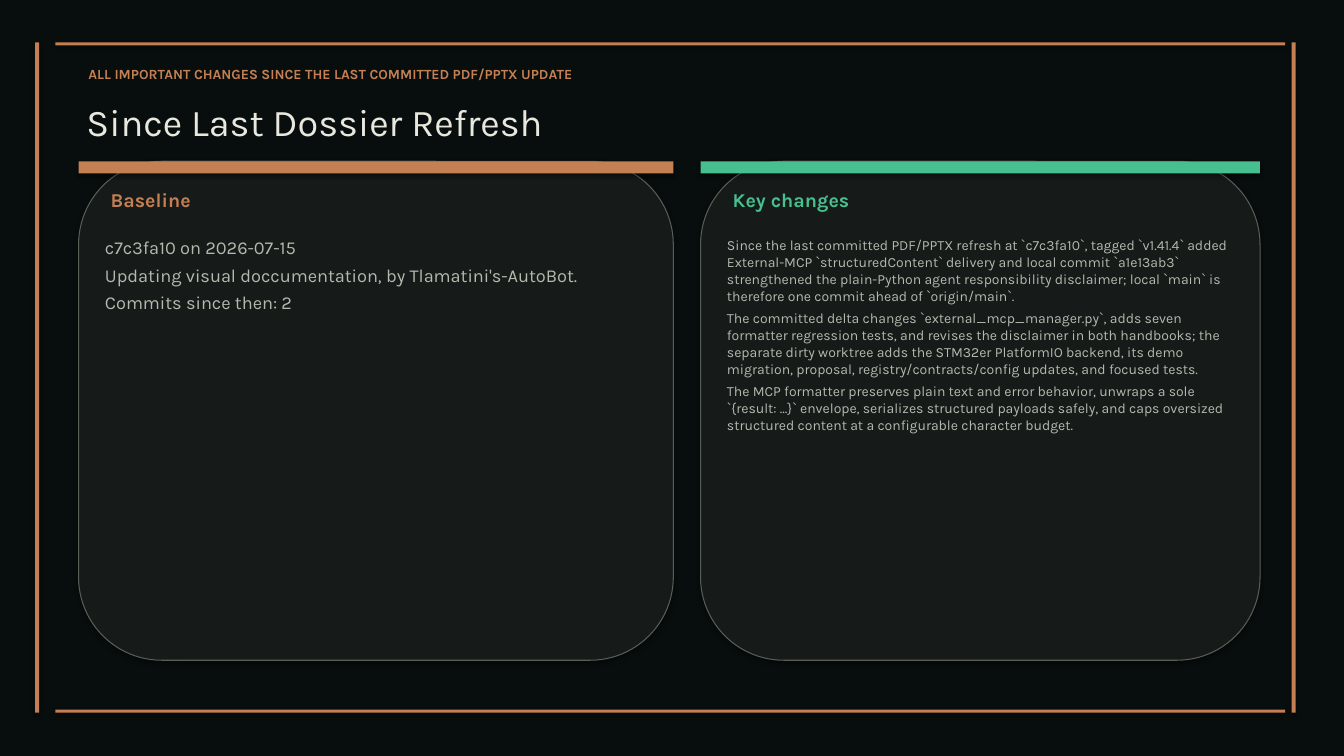
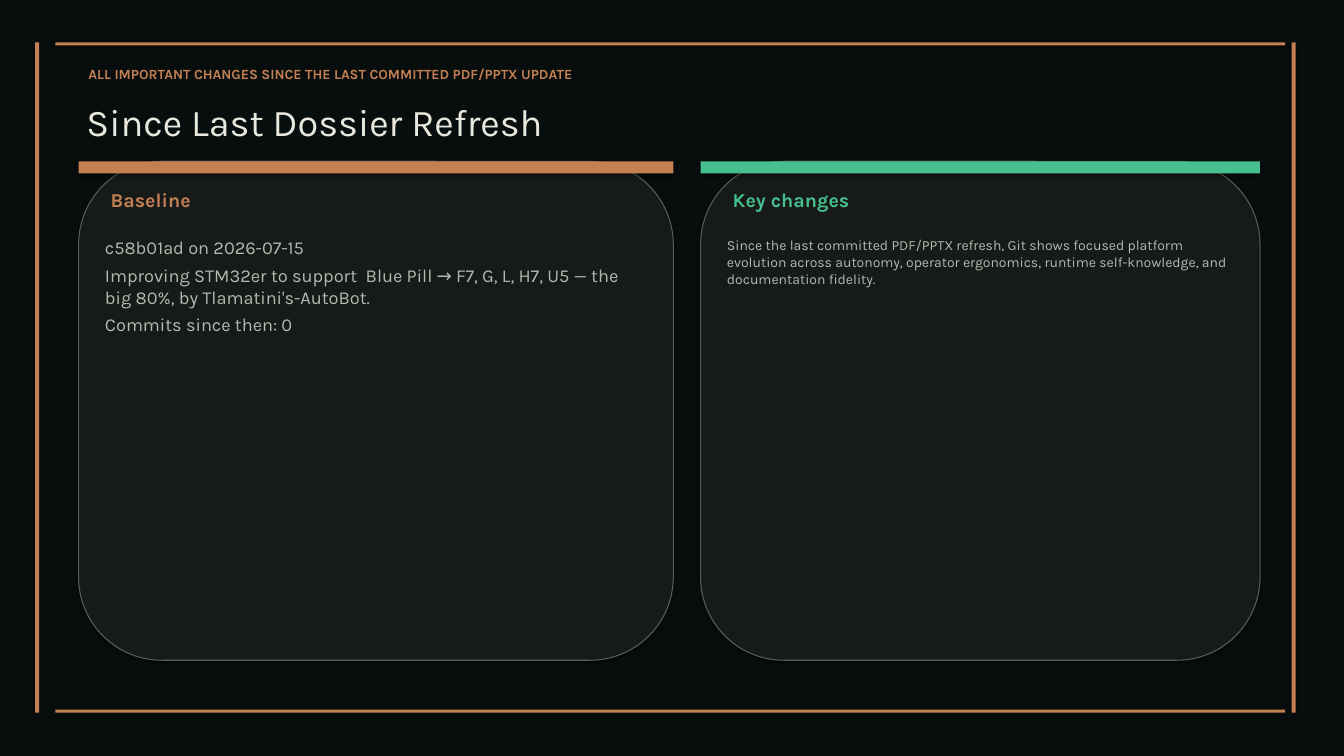
Before and after one commit to XAIHT/Tlamatini, a slide deck: slide 107 of Tlamatini_eXtended_Artificial_Intelligence_Humanly_Tempered.pptx (slide 104 before the commit). Drawn at 1344x756 pixels with LibreOffice and Linux fonts; fonts in the diff are those of the drawing. Boxes give left, top, right and bottom in pixels: in the first picture for what was removed or moved away, otherwise in the second. Text is boxed around its words. In the diff, an @@ line names an element or a change of style, - is before the commit and + after.

```diff
--- a/Tlamatini_eXtended_Artificial_Intelligence_Humanly_Tempered.pptx
+++ b/Tlamatini_eXtended_Artificial_Intelligence_Humanly_Tempered.pptx
@@ text at (x1=105, y1=241, x2=618, y2=331): text changed @@
-c7c3fa10 on 2026-07-15
-Updating visual doccumentation, by Tlamatini's-AutoBot.
-Commits since then: 2
+c58b01ad on 2026-07-15
+Improving STM32er to support Blue Pill → F7, G, L, H7, U5 — the big 80%, by Tlamatini's-AutoBot.
+Commits since then: 0
@@ text at (x1=727, y1=240, x2=1226, y2=288): text changed @@
-Since the last committed PDF/PPTX refresh at `c7c3fa10`, tagged `v1.41.4` added External-MCP `structuredContent` delivery and local commit `a1e13ab3` strengthened the plain-Python agent responsibility disclaimer; local `main` is therefore one commit ahead of `origin/main`.
-The committed delta changes `external_mcp_manager.py`, adds seven formatter regression tests, and revises the disclaimer in both handbooks; the separate dirty worktree adds the STM32er PlatformIO backend, its demo migration, proposal, registry/contracts/config updates, and focused tests.
-The MCP formatter preserves plain text and error behavior, unwraps a sole `{result: ...}` envelope, serializes structured payloads safely, and caps oversized structured content at a configurable character budget.
+Since the last committed PDF/PPTX refresh, Git shows focused platform evolution across autonomy, operator ergonomics, runtime self-knowledge, and documentation fidelity.
```
Also in this commit, not shown: 27 other slides changed, 5 slides added, 1 slide removed, 7 other files.
